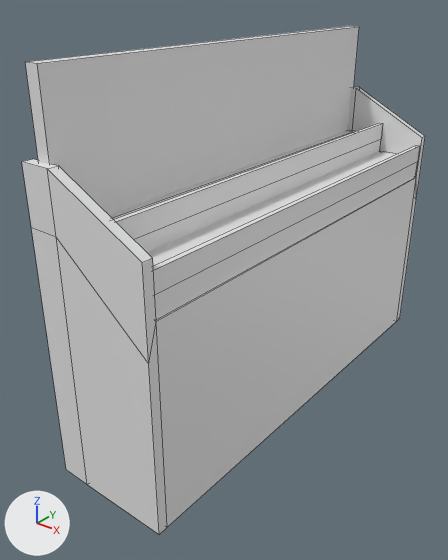
What one commit did to the Blender file Models/model_pferderennen.blend.
The view is the same before and after, from a 50 mm lens placed at (2.11, -6.43, 5.15), pointed at (-3.18, 0.18, 1.05). The axes (+X, +Y, +Z) are drawn at lower left. The lights are the same throughout. Mesh edges are drawn as thin lines.

The scene before the commit, as lines of its bpy script (objects in view):
```python
me_cube = bpy.data.meshes.new('Cube')
me_cube.from_pydata(...)  # 36 vertices, 34 faces; spans x -0.79..1.0, y -1.0..1.64, z -1.0..3.36
me_cube_001 = bpy.data.meshes.new('Cube.001')
me_cube_001.from_pydata(...)  # a box spanning x 0.8..1.0, y -2.52..4.25, z -1.0..1.0
me_plane = bpy.data.meshes.new('Plane')
me_plane.from_pydata(...)  # 16 vertices, 14 faces; spans x -2.54..4.18, y -0.37..0.21, z -0.7..0.07
me_plane_003 = bpy.data.meshes.new('Plane.003')
me_plane_003.from_pydata(...)  # 16 vertices, 14 faces; spans x -2.54..4.18, y -0.37..0.21, z -0.7..0.07
ob_cube = bpy.data.objects.new('Cube', me_cube)
ob_cube.location = (-2.96, 0.0, 0.0)
ob_cube.scale = (1.0, 2.62, 1.0)
ob_cube_001 = bpy.data.objects.new('Cube.001', me_cube_001)
ob_cube_001.location = (-4.4, 0.0, 3.39)
ob_plane = bpy.data.objects.new('Plane', me_plane)
ob_plane.location = (-2.06, 0.0, 2.3)
ob_plane.rotation_euler = (1.571, 0.0, 1.571)  # degrees (90, 0, 90)
ob_plane_001 = bpy.data.objects.new('Plane.001', me_plane_003)
ob_plane_001.location = (-2.79, 0.0, 2.6)
ob_plane_001.rotation_euler = (1.571, 0.0, 1.571)  # degrees (90, 0, 90)
```
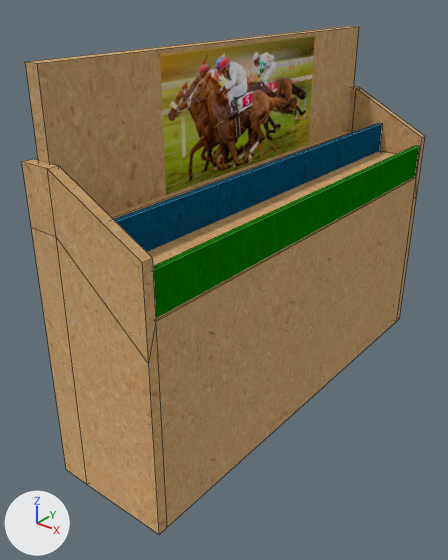
Where the newer file only moved an object's origin or applied its transform, the numbers keep the older frame.

Location of each change, (x1, y1, x2, y2) in pixels of the pictures (448 x 560 px):
'Cube', recoloured, surface changed (grey to brown)
    both: (22, 87, 425, 535)
'Cube.001', recoloured, surface changed (grey to brown)
    both: (25, 26, 359, 215)
part 2 of me_plane, cut back
    both: (153, 146, 419, 318)
part 3 of me_plane, recoloured (white to orange)
    both: (148, 145, 418, 270)
part 4 of me_plane_003, cut back
    both: (116, 124, 382, 252)
part 5 of me_plane_003, recoloured (grey to brown)
    both: (109, 123, 381, 222)

The change, as a diff of the scene's bpy script:
```diff
--- a/Models/model_pferderennen.blend.py
+++ b/Models/model_pferderennen.blend.py
@@ img_rennbahn_jpg @@
+img_rennbahn_jpg = load_image('rennbahn.jpg', '../Materials/Textures/rennbahn.jpg', 1024, 1024, 'sRGB')
@@ mat_material_001 @@
+mat_material_001 = diffuse_material('Material.001')
+mat_material_001.texture = img_rennbahn_jpg
+mat_material_001.roughness = 0.5
@@ me_cube @@
 me_cube.from_pydata(...)  # 36 vertices, 34 faces; spans x -0.79..1.0, y -1.0..1.64, z -1.0..3.36
 # used by ob_cube; location = (-2.96, 0.0, 0.0); scale = (1.0, 2.62, 1.0)
+# me_cube part 1: texture (UV) coordinates of 34 of 34 faces, centred in x -0.79..1.0, y -1.0..1.64, z -1.0..3.36, changed; they spanned u 0.12..0.88, v 0.0..1.0 and now span u 0.02..0.98, v 0.01..1.0
+me_cube.materials.append(mat_material_001)  # picture img_rennbahn_jpg
@@ me_plane @@
 # used by ob_plane; location = (-2.06, 0.0, 2.3); rotation_euler = (1.571, 0.0, 1.571), in degrees (90, 0, 90)
-me_plane.from_pydata(...)  # 16 vertices, 14 faces; spans x -2.54..4.18, y -0.37..0.21, z -0.7..0.07
+me_plane.from_pydata(...)  # 10 vertices, 4 faces; spans x -2.54..4.18, y -0.37..0.21, z -0.7..0.07
+# me_plane part 2
+# 6 vertices are removed from x -2.54..4.18, y -0.37..-0.07, z -0.7..0.07
+# 11 faces are deleted
+# 1 new face joins them
+# me_plane part 3: 3 faces spanning x -2.54..4.18, y -0.01..0.21, z -0.7..0.07 switch from no material to mat_material_001 (picture img_rennbahn_jpg)
@@ me_plane_003 @@
 # used by ob_plane_001; location = (-2.79, 0.0, 2.6); rotation_euler = (1.571, 0.0, 1.571), in degrees (90, 0, 90)
-me_plane_003.from_pydata(...)  # 16 vertices, 14 faces; spans x -2.54..4.18, y -0.37..0.21, z -0.7..0.07
+me_plane_003.from_pydata(...)  # 10 vertices, 4 faces; spans x -2.54..4.18, y -0.37..0.21, z -0.7..0.07
+# me_plane_003 part 4
+# 6 vertices are removed from x -2.54..4.18, y -0.37..-0.07, z -0.7..0.07
+# 11 faces are deleted
+# 1 new face joins them
+# me_plane_003 part 5: 3 faces spanning x -2.54..4.18, y -0.01..0.21, z -0.7..0.07 switch from no material to mat_material_001 (picture img_rennbahn_jpg)
@@ me_cube_001 @@
 me_cube_001.from_pydata(...)  # 8 vertices, 6 faces; spans x 0.8..1.0, y -2.52..4.25, z -1.0..1.0
 # used by ob_cube_001; location = (-4.4, 0.0, 3.39)
+# me_cube_001 part 6: texture (UV) coordinates of 6 of 6 faces, centred in x 0.8..1.0, y -2.52..4.25, z -1.0..1.0, changed; they spanned u 0.12..0.88, v 0.0..1.0 and now span u 0.01..0.52, v 0.65..0.99
+me_cube_001.materials.append(mat_material_001)  # picture img_rennbahn_jpg
```
